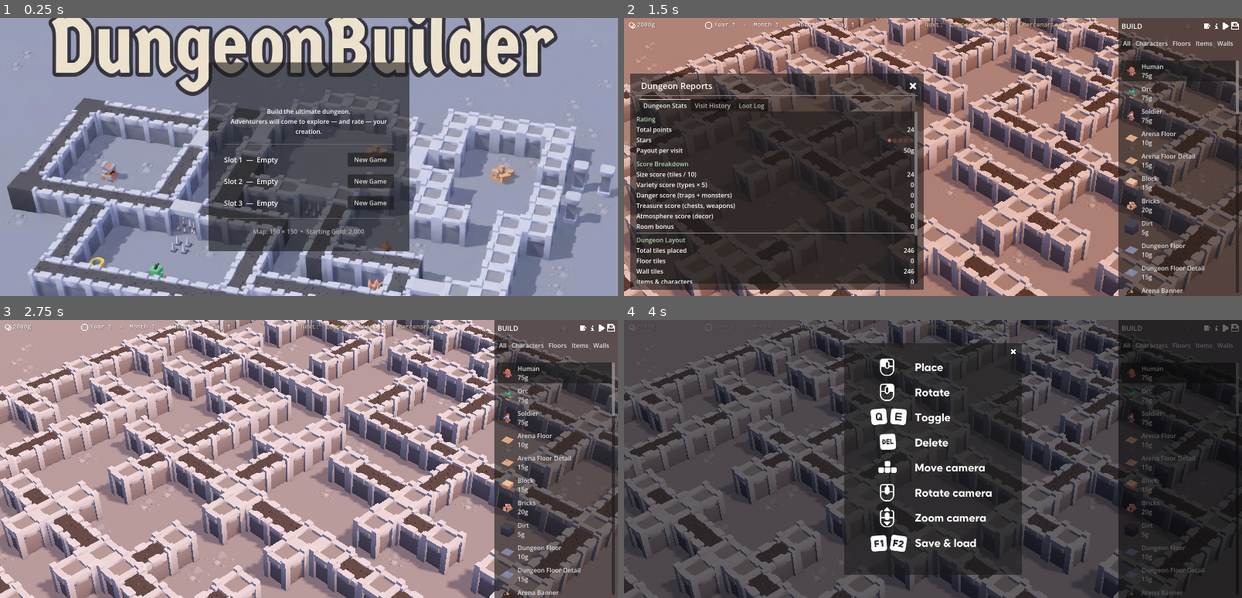
Above: before the commit, frames 1-4 (two rows, left to right).
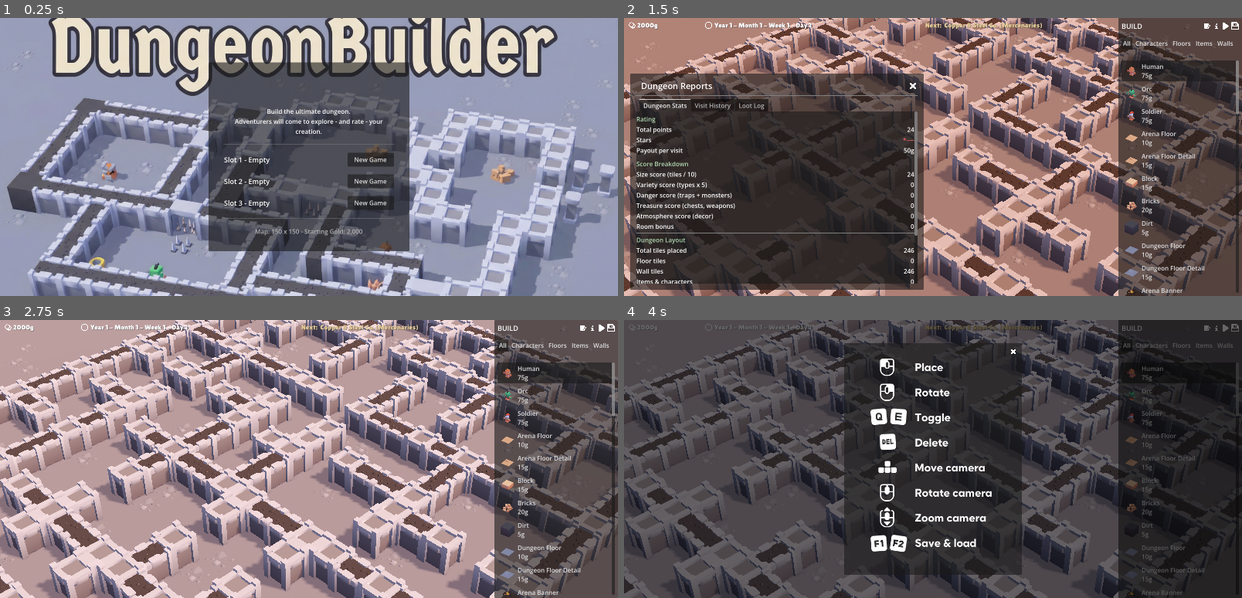
Above: after the commit, the same moments.

Repository: ronmurphy/DungeonBuilder
Game: Godot game, scene res://scenes/startup_dialog.tscn
Two runs of this game, one before a commit and one after it. Both use one fixed random seed, a clock stepped at 60 frames per second and the inputs below.
Inputs (mouse positions are in pixels of both pictures, inside the frame that each line leads up to):
- Up to frame 1 (0.25 s): no input
- Up to frame 2 (1.5 s): click "New Game" at 0.5 s; click (1204, 26) at 1.27 s
- Up to frame 3 (2.75 s): click (290, 386) at 2.02 s
- Up to frame 4 (4 s): click (1217, 328) at 2.77 s; click (1223, 328) at 3.52 s

The runs differ from the first frame. In frame 1, 0.6% of the frame differs, in the area x 37-63%, y 36-79%; in frame 2, 0.6%, in the area x 2-72%, y 1-62%; in frame 3, 0.5%; in frame 4, 0.2%.

Commit message:
fix: Update GODOT_CONFIG file sizes and improve text formatting across various scripts

Diff:
--- a/scenes/main.tscn
+++ b/scenes/main.tscn
@@ -8,7 +8,6 @@
 [ext_resource type="Script" uid="uid://dec71yx4xpg2c" path="res://scripts/view.gd" id="8_yovpv"]
 
 [ext_resource type="FontFile" uid="uid://d0cxd77jybrcn" path="res://fonts/lilita_one_regular.ttf" id="16_vlub6"]
-[ext_resource type="FontFile" path="res://fonts/FantasqueSansMNerdFont-Regular.ttf" id="34_fantasque"]
 [ext_resource type="Texture2D" uid="uid://bng0d1sou7c8a" path="res://sprites/coin.png" id="17_cjamx"]
 [ext_resource type="Texture2D" uid="uid://ciwbdik3tmxtp" path="res://sprites/instructions.png" id="22_pm3ni"]
 [ext_resource type="Script" path="res://scripts/building_picker.gd" id="25_picker"]
@@ -22,7 +21,7 @@
 [ext_resource type="Script" path="res://scripts/day_cycle.gd" id="33_daycycle"]
 
 [sub_resource type="LabelSettings" id="LabelSettings_q176i"]
-font = ExtResource("34_fantasque")
+font = ExtResource("16_vlub6")
 font_size = 18
 shadow_color = Color(0, 0, 0, 0.392157)
 
@@ -148,7 +147,7 @@
 offset_top = 8.0
 offset_right = 760.0
 offset_bottom = 36.0
-text = "Year 1  ·  Month 1  ·  Week 1  ·  Day 1"
+text = "Year 1 - Month 1 - Week 1 - Day 1"
 label_settings = SubResource("LabelSettings_q176i")
 
 
--- a/scripts/builder.gd
+++ b/scripts/builder.gd
@@ -190,15 +190,15 @@
 
 const MILESTONE_DEFS: Dictionary = {
 	"first_visit":   "First adventurer visit!",
-	"first_3star":   "First ★★★ rating — Good dungeon!",
-	"first_4star":   "First ★★★★ rating — Great dungeon!",
-	"first_5star":   "First ★★★★★ — LEGENDARY dungeon!",
+	"first_3star":   "First *** rating - Good dungeon!",
+	"first_4star":   "First **** rating - Great dungeon!",
+	"first_5star":   "First ***** - LEGENDARY dungeon!",
 	"visits_10":     "10 visits survived!",
-	"visits_25":     "25 visits — dungeon veteran!",
+	"visits_25":     "25 visits - dungeon veteran!",
 	"gold_1000":     "1,000g earned from adventurers!",
-	"gold_5000":     "5,000g earned — the gold flows!",
+	"gold_5000":     "5,000g earned - the gold flows!",
 	"first_room":    "First enclosed room detected!",
-	"rooms_5":       "5 rooms — proper dungeon layout!",
+	"rooms_5":       "5 rooms - proper dungeon layout!",
 	"all_types":     "Every item type placed!",
 }
 
@@ -1564,7 +1564,7 @@
 
 	# Create outline preview
 	_create_prefab_outline()
-	Toast.notify("Place your %dx%d mystery room — click to build, right-click to cancel" % [w, h], _SAVE_ICON)
+	Toast.notify("Place your %dx%d mystery room - click to build, right-click to cancel" % [w, h], _SAVE_ICON)
 	print("[Merchant] Purchased prefab: %s (%dx%d)" % [theme, w, h])
 
 
@@ -1646,7 +1646,7 @@
 
 func _place_prefab(gx: int, gz: int) -> void:
 	if not _prefab_valid:
-		Toast.notify("Can't place here — something is in the way!", _WARN_ICON)
+		Toast.notify("Can't place here - something is in the way!", _WARN_ICON)
 		return
 
 	var dungeon_idx: int = _find_struct_by_name("Dungeon Wall")
@@ -1763,7 +1763,7 @@
 	if not _freebuild:
 		map.cash += MERCHANT_PRICE
 		update_cash()
-	Toast.notify("Prefab cancelled — gold refunded", _WARN_ICON)
+	Toast.notify("Prefab cancelled - gold refunded", _WARN_ICON)
 
 
 func _bsp_node(bx1: int, bz1: int, bx2: int, bz2: int) -> Dictionary:
@@ -1980,7 +1980,7 @@
 	var week   := (d % 28)  / 7  + 1
 	var day    := d % 7 + 1
 	if date_display:
-		date_display.text = "Year %d  ·  Month %d  ·  Week %d  ·  Day %d" % [year, month, week, day]
+		date_display.text = "Year %d - Month %d - Week %d - Day %d" % [year, month, week, day]
 	# Update week-progress clock (5 frames over 7 days)
 	if week_clock:
 		var frame := int(float(d % 7) / 7.0 * 5.0)
@@ -2206,7 +2206,7 @@
 	_milestones_earned[key] = true
 	# Delay milestone toast so it doesn't overlap visit toasts
 	get_tree().create_timer(5.0).timeout.connect(
-		func(): Toast.notify("🏆 " + MILESTONE_DEFS[key], _AWARD_ICON))
+		func(): Toast.notify(MILESTONE_DEFS[key], _AWARD_ICON))
 
 
 func _check_visit_milestones(stars: int, total_gold: int, rooms: Array) -> void:
@@ -2352,10 +2352,10 @@
 
 	# Check if required items are placed
 	if not _has_stairs:
-		Toast.notify("Place Dungeon Stairs [Req] — adventurers need an entrance!", _WARN_ICON)
+		Toast.notify("Place Dungeon Stairs [Req] - adventurers need an entrance!", _WARN_ICON)
 		return
 	if not _has_trophy:
-		Toast.notify("Place the Trophy [Req] — adventurers need a goal!", _WARN_ICON)
+		Toast.notify("Place the Trophy [Req] - adventurers need a goal!", _WARN_ICON)
 		return
 
 	_visit_pending = true
@@ -2683,14 +2683,14 @@
 	var stars: int = stats.get("stars", 1)
 	var star_str: String = ""
 	for i in range(stars):
-		star_str += "★"
+		star_str += "*"
 	for i in range(5 - stars):
-		star_str += "☆"
+		star_str += "-"
 
 	# Build loot summary (e.g. "2× Chest, 3× Coin, 1× Sword")
 	var loot_parts: Array = []
 	for item_name in looted_counts:
-		loot_parts.append("%d× %s" % [looted_counts[item_name], item_name])
+		loot_parts.append("%dx %s" % [looted_counts[item_name], item_name])
 	var loot_summary: String = ", ".join(loot_parts) if not loot_parts.is_empty() else "nothing"
 
 	Toast.notify("%s  Rating: %dg  Loot: %dg  =  %dg total" % [star_str, payout, loot, total], _SAVE_ICON)
@@ -2731,8 +2731,8 @@
 		return
 	var stats: Dictionary = _compute_dungeon_stats()
 	# Add next party info for the report's "Next Visitors" section
-	stats["next_party_name"] = _next_party_name if _next_party_name != "" else "—"
-	stats["next_party_type"] = _party_type_label(_next_party_type) if _next_party_type >= 0 else "—"
+	stats["next_party_name"] = _next_party_name if _next_party_name != "" else "-"
+	stats["next_party_type"] = _party_type_label(_next_party_type) if _next_party_type >= 0 else "-"
 	report_panel.show_dungeon_report(stats, _visit_history)
 
 
@@ -2887,7 +2887,7 @@
 		if ok:
 			Toast.notify("Game saved!", _SAVE_ICON)
 		else:
-			Toast.notify("Save FAILED — localStorage unavailable!", _SAVE_ICON)
+			Toast.notify("Save FAILED - localStorage unavailable!", _SAVE_ICON)
 	else:
 		ResourceSaver.save(map, Global.save_path())
 		Toast.notify("Game saved!", _SAVE_ICON)
--- a/scripts/startup_dialog.gd
+++ b/scripts/startup_dialog.gd
@@ -56,7 +56,7 @@
 	vbox.add_child(title)
 
 	var subtitle := Label.new()
-	subtitle.text = "Build the ultimate dungeon.\nAdventurers will come to explore — and rate — your creation."
+	subtitle.text = "Build the ultimate dungeon.\nAdventurers will come to explore - and rate - your creation."
 	subtitle.horizontal_alignment = HORIZONTAL_ALIGNMENT_CENTER
 	subtitle.autowrap_mode = TextServer.AUTOWRAP_WORD_SMART
 	vbox.add_child(subtitle)
@@ -80,9 +80,9 @@
 		slot_label.size_flags_horizontal = Control.SIZE_EXPAND_FILL
 		slot_label.add_theme_font_size_override("font_size", 18)
 		if has_save:
-			slot_label.text = "Slot %d  —  Saved Game" % (i + 1)
+			slot_label.text = "Slot %d - Saved Game" % (i + 1)
 		else:
-			slot_label.text = "Slot %d  —  Empty" % (i + 1)
+			slot_label.text = "Slot %d - Empty" % (i + 1)
 		slot_hbox.add_child(slot_label)
 
 		var new_btn := Button.new()
@@ -93,13 +93,13 @@
 
 		if has_save:
 			var load_btn := Button.new()
-			load_btn.text = "Continue ▶"
+			load_btn.text = "Continue >"
 			load_btn.custom_minimum_size = Vector2(120, 36)
 			load_btn.pressed.connect(_load_save.bind(slot_name))
 			slot_hbox.add_child(load_btn)
 
 			var delete_btn := Button.new()
-			delete_btn.text = "✕"
+			delete_btn.text = "X"
 			delete_btn.tooltip_text = "Delete save"
 			delete_btn.custom_minimum_size = Vector2(36, 36)
 			delete_btn.pressed.connect(_delete_save.bind(slot_name, slot_label, load_btn, delete_btn))
@@ -108,7 +108,7 @@
 	vbox.add_child(HSeparator.new())
 
 	var info := Label.new()
-	info.text = "Map: 150 × 150  •  Starting Gold: 2,000"
+	info.text = "Map: 150 x 150 - Starting Gold: 2,000"
 	info.horizontal_alignment = HORIZONTAL_ALIGNMENT_CENTER
 	info.add_theme_color_override("font_color", Color(0.7, 0.7, 0.7))
 	vbox.add_child(info)
@@ -138,6 +138,6 @@
 		var path: String = "user://" + slot + ".res"
 		if FileAccess.file_exists(path):
 			DirAccess.remove_absolute(ProjectSettings.globalize_path(path))
-	label.text = label.text.split("  —")[0] + "  —  Empty"
+	label.text = label.text.split(" - ")[0] + " - Empty"
 	load_btn.queue_free()
 	del_btn.queue_free()
--- a/scripts/tax_report.gd
+++ b/scripts/tax_report.gd
@@ -114,7 +114,7 @@
 
 	_add_section_header(vbox, "Score Breakdown")
 	_add_stat_row(vbox, "Size score (tiles / 10)", "size_score")
-	_add_stat_row(vbox, "Variety score (types × 5)", "variety_score")
+	_add_stat_row(vbox, "Variety score (types x 5)", "variety_score")
 	_add_stat_row(vbox, "Danger score (traps + monsters)", "danger_points")
 	_add_stat_row(vbox, "Treasure score (chests, weapons)", "treasure_points")
 	_add_stat_row(vbox, "Atmosphere score (decor)", "atmosphere_points")
@@ -177,7 +177,7 @@
 	hbox.add_child(name_lbl)
 
 	var val_lbl := Label.new()
-	val_lbl.text = "—"
+	val_lbl.text = "-"
 	val_lbl.horizontal_alignment = HORIZONTAL_ALIGNMENT_RIGHT
 	val_lbl.custom_minimum_size = Vector2(120, 0)
 	hbox.add_child(val_lbl)
@@ -212,9 +212,9 @@
 			var stars: int = stats.get("stars", 1)
 			var star_str: String = ""
 			for i in range(stars):
-				star_str += "★"
+				star_str += "*"
 			for i in range(5 - stars):
-				star_str += "☆"
+				star_str += "-"
 			lbl.text = star_str
 			if stars >= 4:
 				lbl.add_theme_color_override("font_color", Color(0.3, 1.0, 0.3))
@@ -227,9 +227,9 @@
 		elif key == "payout":
 			lbl.text = "%dg" % stats.get("payout", 0)
 		elif key == "next_party_name":
-			lbl.text = stats.get("next_party_name", "—")
+			lbl.text = stats.get("next_party_name", "-")
 		elif key == "next_party_type":
-			lbl.text = stats.get("next_party_type", "—")
+			lbl.text = stats.get("next_party_type", "-")
 		else:
 			lbl.text = str(stats.get(key, 0))
 
@@ -274,7 +274,7 @@
 
 	if visit_history.is_empty():
 		var empty_lbl := Label.new()
-		empty_lbl.text = "No adventurer visits yet — they arrive every week."
+		empty_lbl.text = "No adventurer visits yet - they arrive every week."
 		empty_lbl.horizontal_alignment = HORIZONTAL_ALIGNMENT_CENTER
 		empty_lbl.add_theme_color_override("font_color", Color(0.6, 0.6, 0.6))
 		_history_rows.add_child(empty_lbl)
@@ -309,7 +309,7 @@
 			var stars: int = entry.get("stars", 1)
 			var star_str: String = ""
 			for i in range(stars):
-				star_str += "★"
+				star_str += "*"
 
 			var values: Array = [
 				str(entry.get("week", 0)),
@@ -340,7 +340,7 @@
 
 	if visit_history.is_empty():
 		var empty_lbl := Label.new()
-		empty_lbl.text = "No loot history yet — adventurers arrive every week."
+		empty_lbl.text = "No loot history yet - adventurers arrive every week."
 		empty_lbl.horizontal_alignment = HORIZONTAL_ALIGNMENT_CENTER
 		empty_lbl.add_theme_color_override("font_color", Color(0.6, 0.6, 0.6))
 		_loot_rows.add_child(empty_lbl)
@@ -355,9 +355,9 @@
 			week_hdr.add_theme_font_size_override("font_size", 15)
 			week_hdr.add_theme_color_override("font_color", Color(0.7, 0.85, 0.7))
 			if looted.is_empty():
-				week_hdr.text = "Week %d  —  Nothing looted" % week_num
+				week_hdr.text = "Week %d - Nothing looted" % week_num
 			else:
-				week_hdr.text = "Week %d  —  %dg looted" % [week_num, loot_gold]
+				week_hdr.text = "Week %d - %dg looted" % [week_num, loot_gold]
 			_loot_rows.add_child(week_hdr)
 
 			if not looted.is_empty():
@@ -372,7 +372,7 @@
 					row.add_child(name_lbl)
 
 					var count_lbl := Label.new()
-					count_lbl.text = "×%d" % looted[item_name]
+					count_lbl.text = "x%d" % looted[item_name]
 					count_lbl.horizontal_alignment = HORIZONTAL_ALIGNMENT_RIGHT
 					count_lbl.custom_minimum_size = Vector2(60, 0)
 					count_lbl.add_theme_font_size_override("font_size", 13)
Not shown: 1 places in scenes/main.tscn that only renumber resources
Not shown, changed: Builds/Web/DungeonBuilder.html
Not shown, changed: Builds/Web/DungeonBuilder.pck
